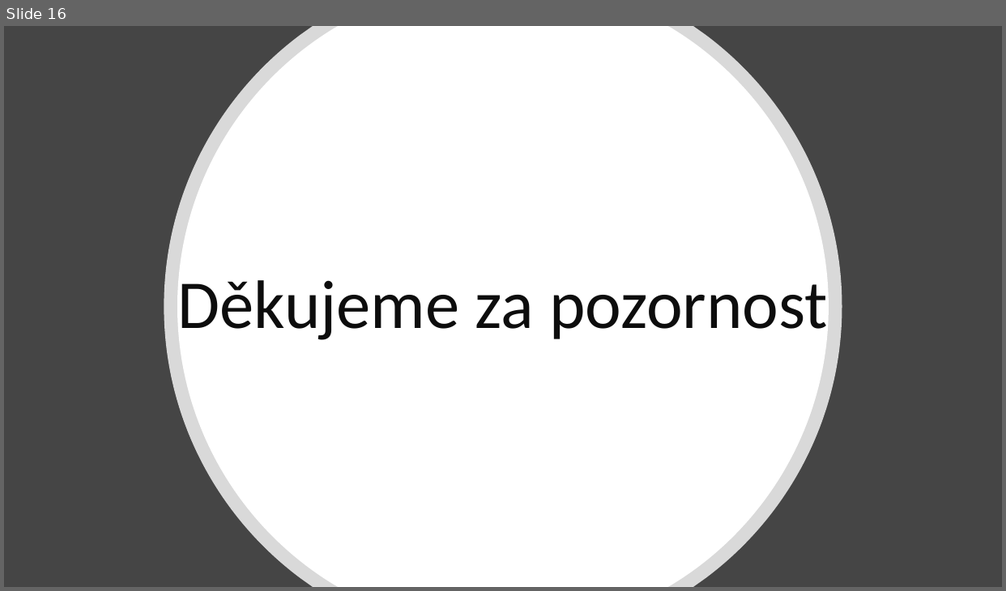
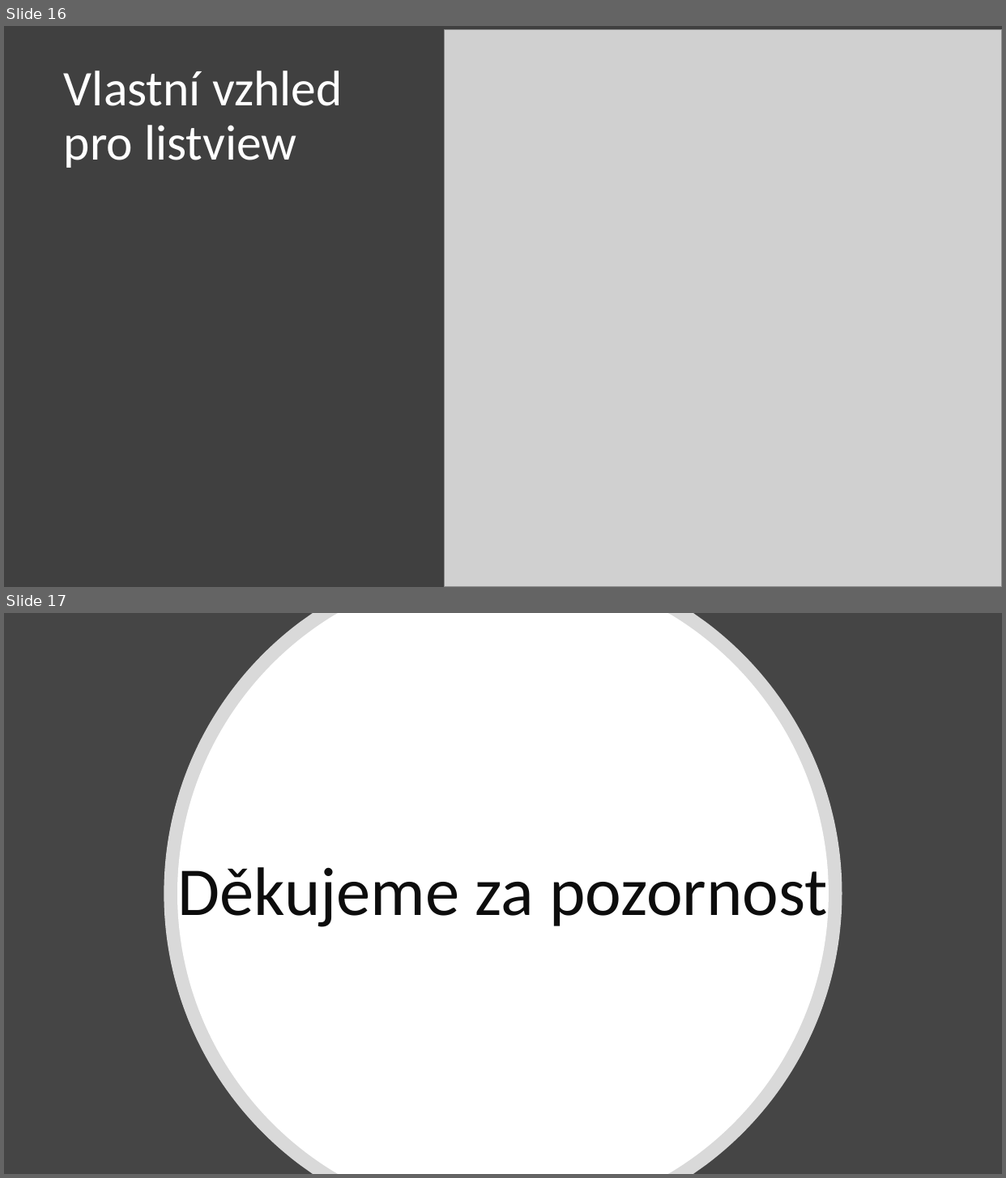
Before and after one commit to cink01/PMP, a slide deck: Prezentace_1.1.pptx. Shown one above the other, each under a label of ours: slide 16 before the commit, slides 16 and 17 after it. The pictures are 1006x591 and 1006x1178 pixels, drawn with LibreOffice and Linux fonts; fonts in the diff are those of the drawing; grey boxes stand for pictures. Boxes give left, top, right and bottom in pixels: in the first picture for what was removed or moved away, otherwise in the second. Text is boxed around its words. In the diff, an @@ line names an element or a change of style, - is before the commit and + after.

Commit message:
přidáno customview

```diff
--- a/Prezentace_1.1.pptx
+++ b/Prezentace_1.1.pptx
@@ slide 16 added at (4, 26, 1002, 587), background #FFFFFF @@
@@ rectangle added at (4, 26, 1002, 587), fill #404040 @@
@@ picture added at (444, 30, 1002, 587) @@
@@ title added at (64, 71, 343, 168), 48 pt, text #FFFFFF @@
+Vlastní vzhled
+pro listview
@@ freeform shape added at (484, 58, 1002, 587), fill #FFFFFF at 80% opacity @@
@@ freeform shape added at (496, 71, 1002, 587), fill #FFFFFF @@
@@ what was slide 16 is now slide 17 @@
```
